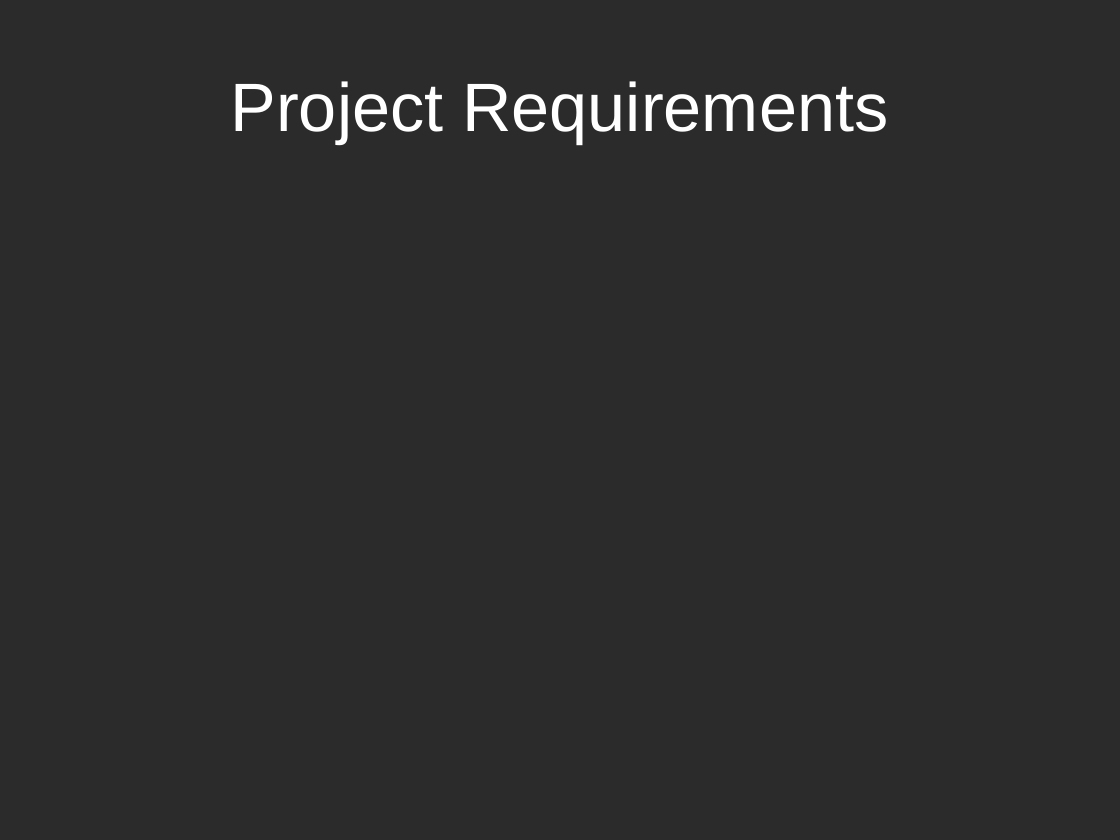
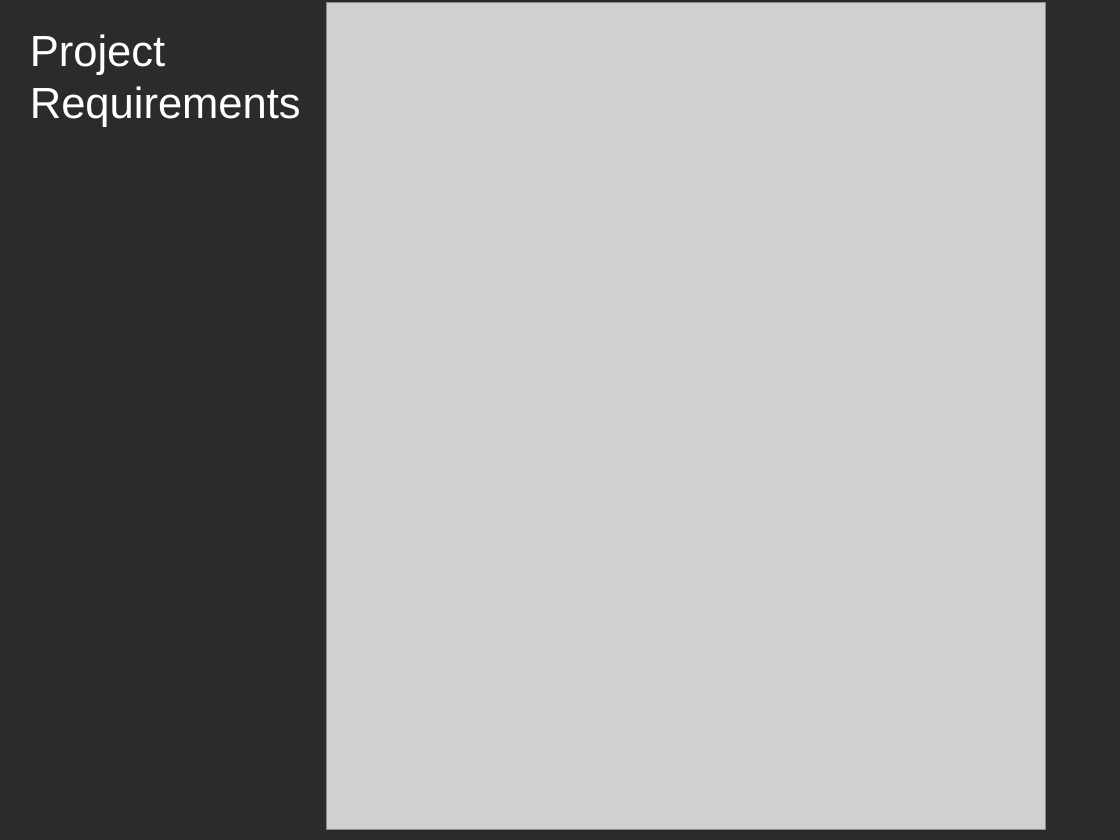
Before and after one commit to k0emt/macts, a slide deck: slide 5 of portfolio/PresentationInception.pptx (slide 6 before the commit). Drawn at 1120x840 pixels with LibreOffice and Linux fonts; fonts in the diff are those of the drawing; grey boxes stand for pictures; background and template pictures are left out; a plain dark background stands for a picture behind light text. Boxes give left, top, right and bottom in pixels: in the first picture for what was removed or moved away, otherwise in the second. Text is boxed around its words. In the diff, an @@ line names an element or a change of style, - is before the commit and + after.

```diff
--- a/portfolio/PresentationInception.pptx
+++ b/portfolio/PresentationInception.pptx
@@ title "Project Requirements": place and size @@
-title "Project Requirements" at box(231, 81, 888, 143)
+title "Project Requirements" at box(30, 34, 301, 127)
@@ title "Project Requirements" at box(30, 34, 301, 127): size 44 to 28 pt; alignment centre to left; vertical alignment middle to top @@
@@ picture added at box(327, 2, 1046, 830) @@
```
Also in this commit, not shown: 15 other slides changed, 4 slides added, 8 slides removed, 4 other files.
